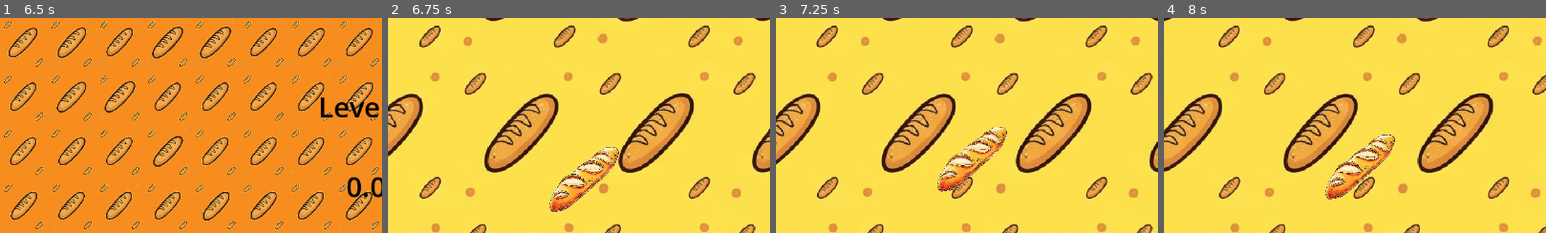
Above: before the commit, frames 1-4 (left to right).
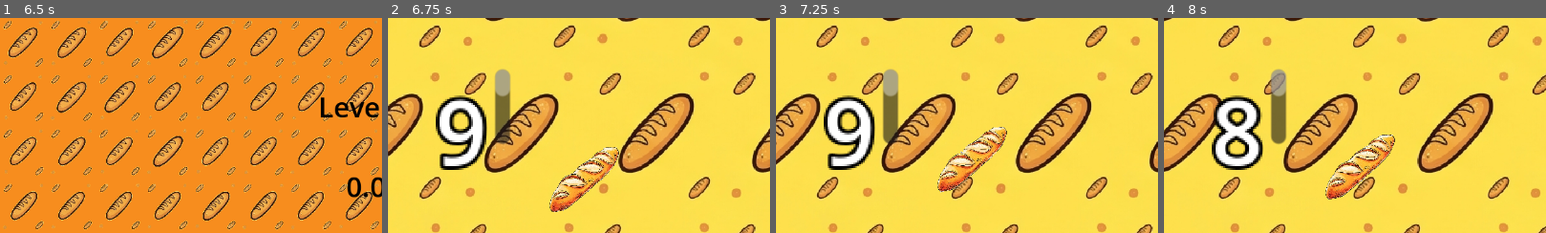
Above: after the commit, the same moments.

Repository: Mk1A-Falcon/Baguette-ware
Game: Godot game, scene res://scenes/main_menu.tscn
The game is run twice, just before and just after one commit, with the same random seed, the same clock (stepped at 60 frames per second) and the same inputs.
Inputs (mouse positions are % of the whole screen's width and height, from its top left):
- Up to frame 1 (6.5 s): click "START GAME" at 0.5 s; tap Enter (ui_accept) at 1.25, 1.52, 2, 2.27, 3.5, 3.77, 4.52, 5.27, 5.75 s; move the mouse to (72, 45) at 1.27 s; hold Right (ui_right) 1.28-2.78 s; tap Alt every 1.5 s from 1.35 to 5.85 s; click (72, 45) at 1.42 s; move the mouse to (30, 55) at 2.02 s; tap Shift at 2.1, 3.6, 5.1 s; move the mouse to (60, 28) at 2.77 s; hold Left (ui_left) 2.78-3.53 s; move the mouse to (45, 70) at 3.52 s; hold Right (ui_right) 3.53-5.03 s; click (45, 70) at 3.67 s; move the mouse to (80, 65) at 4.27 s; move the mouse to (20, 35) at 5.02 s; hold Left (ui_left) 5.03-5.78 s; move the mouse to (55, 50) at 5.77 s; hold Right (ui_right) from 5.78 s (still down); click (55, 50) at 5.92 s
- Up to frame 2 (6.75 s): move the mouse to (35, 25) at 6.52 s; release Right (ui_right) at 6.53 s; hold Left (ui_left) from 6.53 s (still down); tap Shift at 6.6 s
- Up to frame 3 (7.25 s): keep holding Left (ui_left); tap Enter (ui_accept) at 6.77 s
- Up to frame 4 (8 s): keep holding Left (ui_left); move the mouse to (72, 45) at 7.27 s; tap Alt at 7.35 s; tap Enter (ui_accept) at 7.52 s
The pictures show only the part of the screen within x 0-50%, y 0-50%; the shares and areas given below are measured in that part.

Frame 1 is identical in both runs. In frame 2, 4.7% of the frame differs, in the area x 12-32%, y 23-71%; in frame 3, 4.7%; in frame 4, 5.0%.
Error before the commit: Invalid call. Nonexistent function 'Timer' in base 'Node2D (minigame_1.gd)'. (res://scripts/minigame_1.gd:8)

Commit message:
MAJOR BUGFIXES + Rerefrenced directories in 6 scripts

Diff:
--- a/scenes/Player_1.tscn
+++ b/scenes/Player_1.tscn
@@ -86,6 +86,12 @@
 animation = &"run"
 autoplay = "run"
 
-[node name="CollisionShape2D" type="CollisionShape2D" parent="." unique_id=494945174]
+[node name="CollisionShape2D" type="CollisionShape2D" parent="." unique_id=1942552432]
 position = Vector2(0, 5)
 shape = SubResource("CapsuleShape2D_8fhpc")
+
+[node name="Area2D" type="Area2D" parent="." unique_id=1970196209]
+
+[node name="CollisionShape2D" type="CollisionShape2D" parent="Area2D" unique_id=494945174]
+position = Vector2(0, 5)
+shape = SubResource("CapsuleShape2D_8fhpc")
--- a/scenes/Themed_Timer.tscn
+++ b/scenes/Themed_Timer.tscn
@@ -2,9 +2,12 @@
 
 [ext_resource type="Script" uid="uid://dt0xgfxlrrljh" path="res://scripts/Timer_ingame.gd" id="1_wn5cd"]
 
-[node name="themed_timer" type="Node2D" unique_id=60012286]
+[node name="Node2d" type="Node2D" unique_id=60012286]
 script = ExtResource("1_wn5cd")
 
 [node name="RichTextLabel" type="RichTextLabel" parent="." unique_id=1720270958]
+clip_contents = false
 offset_right = 40.0
 offset_bottom = 40.0
+theme_override_constants/outline_size = 8
+theme_override_font_sizes/normal_font_size = 48
--- a/scenes/minigame_1.tscn
+++ b/scenes/minigame_1.tscn
@@ -6,6 +6,7 @@
 [ext_resource type="PackedScene" uid="uid://bxh2chvh1wk3y" path="res://scenes/Player_1.tscn" id="2_og05i"]
 [ext_resource type="Script" uid="uid://bvcpp2m75df7t" path="res://scripts/pickups.gd" id="4_fa05o"]
 [ext_resource type="Texture2D" uid="uid://ded2xccd5pybh" path="res://assets/bread_transparent.png" id="4_v5ebm"]
+[ext_resource type="PackedScene" uid="uid://bbfuaoee7odcl" path="res://scenes/Themed_Timer.tscn" id="7_vc5od"]
 
 [sub_resource type="Animation" id="Animation_fa05o"]
 length = 0.001
@@ -104,3 +105,6 @@
 position = Vector2(16, 20.853699)
 scale = Vector2(1.7999988, 1.6800001)
 shape = SubResource("CircleShape2D_bjqgx")
+
+[node name="tIMER" parent="." unique_id=60012286 instance=ExtResource("7_vc5od")]
+position = Vector2(65, 330)
--- a/scripts/Timer_ingame.gd
+++ b/scripts/Timer_ingame.gd
@@ -1,5 +1,5 @@
 extends Node2D
-@onready var timer: RichTextLabel = $timer
+@onready var timer: RichTextLabel = $RichTextLabel
 
 var time : float
 func _ready() -> void:
@@ -8,7 +8,7 @@
 func _process(delta: float) -> void:
 	timer.text = str(snapped(time, 0.10))
 
-func Timer(start_time: float):
+func TIMERWORKSBROTRUST (start_time: float):
 	time = start_time
 
 	while time > 0.0:
--- a/scripts/minigame_1.gd
+++ b/scripts/minigame_1.gd
@@ -1,11 +1,11 @@
 extends Node2D
-@onready var themed_timer: Node2D = $"."
+@onready var node_2d: Node2D = $"tIMER"
 
 var baguettes_connected = 0
 var timer_end = false
 
 func _ready() -> void:
-	await themed_timer.Timer(10.0)
+	await node_2d.TIMERWORKSBROTRUST(10.0)
 	timer_end = true
 
 func _process(delta: float) -> void:
--- a/scripts/pickups.gd
+++ b/scripts/pickups.gd
@@ -2,7 +2,8 @@
 
 @onready var player: CharacterBody2D = $"../Player"
 @onready var area_2d: Area2D = $Area2D
-@onready var player_area: CollisionShape2D = $CollisionShape2D
+@onready var player_area: Area2D = $"../Player/Area2D"
+
 
 signal baguettes_connected
 func _physics_process(delta: float) -> void:
